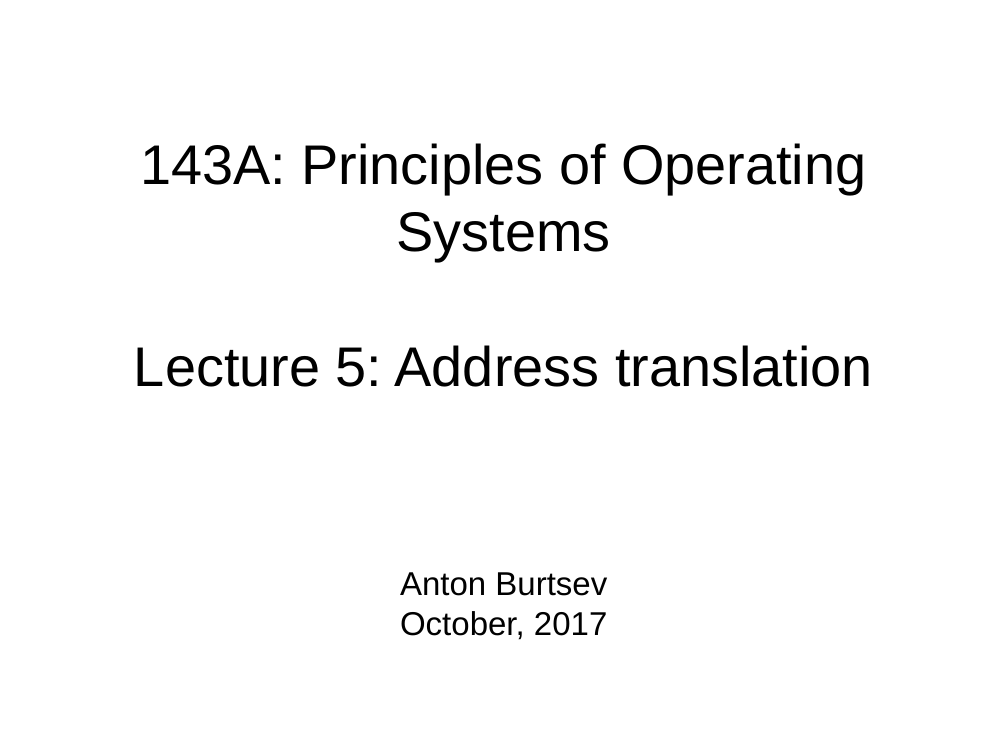
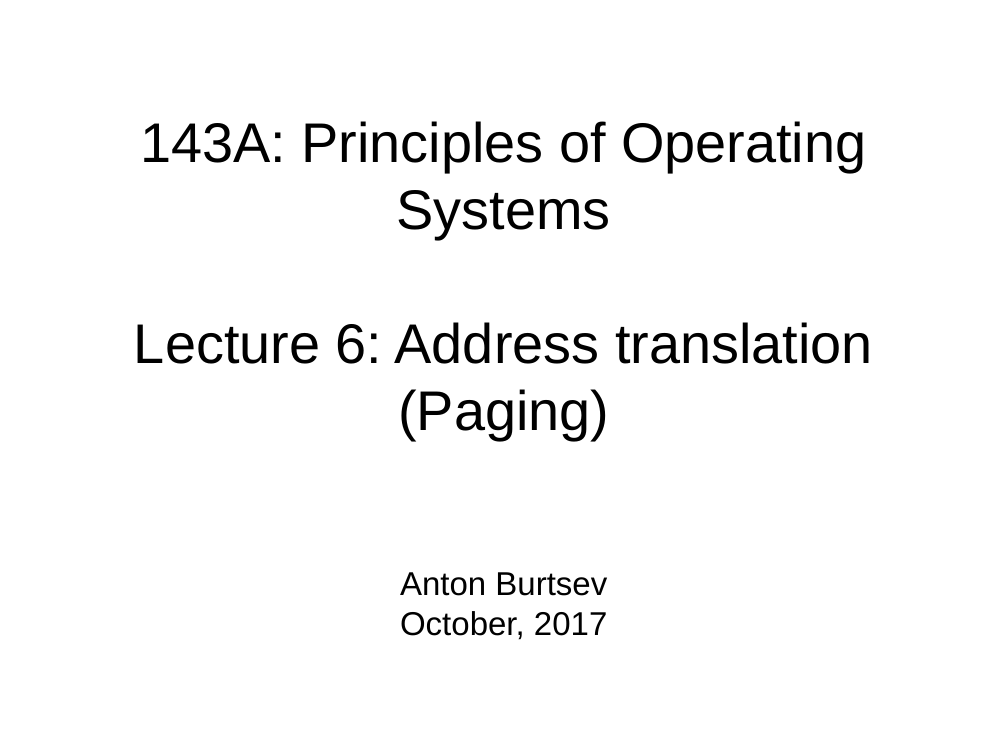
Before and after one commit to antonburtsev/cs5460, a slide deck: slide 1 of lecture06-address-translation-part2/lecture06-address-translation-part2.odp. Drawn at 1008x756 pixels with LibreOffice and Linux fonts; fonts in the diff are those of the drawing. Boxes give left, top, right and bottom in pixels: in the first picture for what was removed or moved away, otherwise in the second. Text is boxed around its words. In the diff, an @@ line names an element or a change of style, - is before the commit and + after.

Commit message:
Lecture 06 -- Address Translation (Part 2: Paging)

```diff
--- a/lecture06-address-translation-part2/lecture06-address-translation-part2.odp
+++ b/lecture06-address-translation-part2/lecture06-address-translation-part2.odp
@@ title at (134,121,873,440): text changed @@
-143A: Principles of Operating Systems
-Lecture 5: Address translation
+143A: Principles of Operating Systems
+Lecture 6: Address translation
+(Paging)
```
Also in this commit, not shown: 6 other slides changed, 37 slides added, 29 slides removed, 23 other files.
